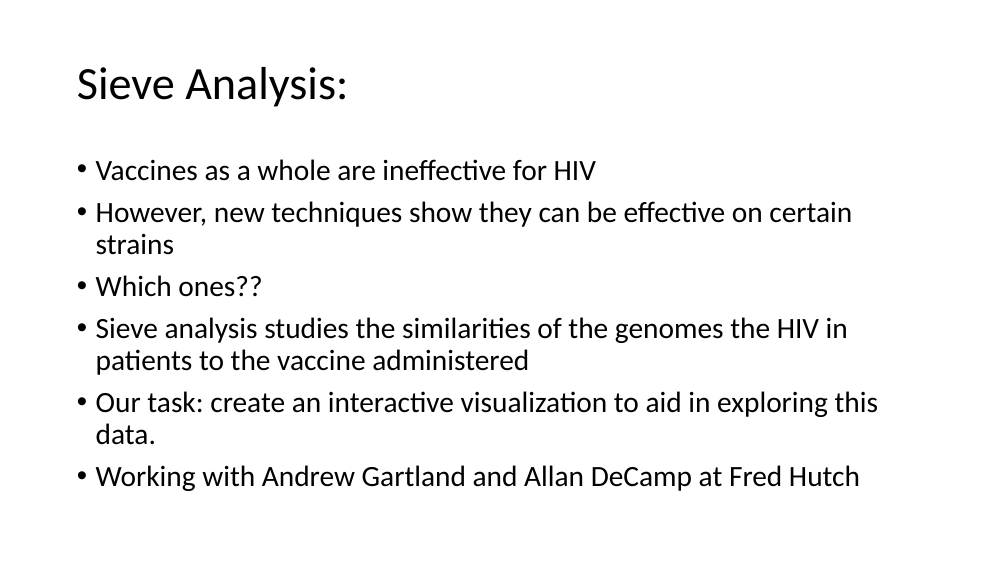
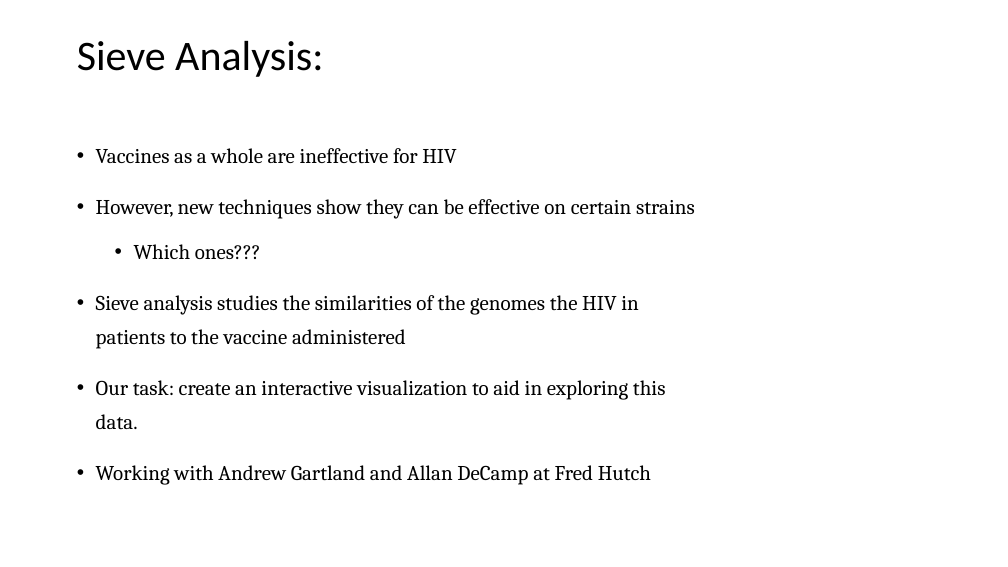
Before and after one commit to nkullman/SIEVE, a slide deck: slide 2 of slides-nkullman-gclenagh-wfyang.pptx. Drawn at 1008x567 pixels with LibreOffice and Linux fonts; fonts in the diff are those of the drawing. Boxes give left, top, right and bottom in pixels: in the first picture for what was removed or moved away, otherwise in the second. Text is boxed around its words. In the diff, an @@ line names an element or a change of style, - is before the commit and + after.

```diff
--- a/slides-nkullman-gclenagh-wfyang.pptx
+++ b/slides-nkullman-gclenagh-wfyang.pptx
@@ title "Sieve Analysis:" at bbox=[77, 41, 323, 77]: size 44 to 40 pt; vertical alignment middle to top @@
@@ text "Vaccines as a whole are ...": place and size @@
-text "Vaccines as a whole are ..." at bbox=[96, 159, 878, 491]
+text "Vaccines as a whole are ..." at bbox=[96, 148, 695, 485]
@@ text at bbox=[96, 148, 695, 485]: size 28 to 20 pt, font Calibri to Cambria; line spacing 0.9 to 1.35; more space between paragraphs @@
@@ text at bbox=[134, 244, 261, 259]: text changed; size 28 to 20 pt; font Calibri to Cambria @@
-• Which ones??
+  • Which ones???
```
Also in this commit, not shown: 5 other slides changed, 3 other files.
